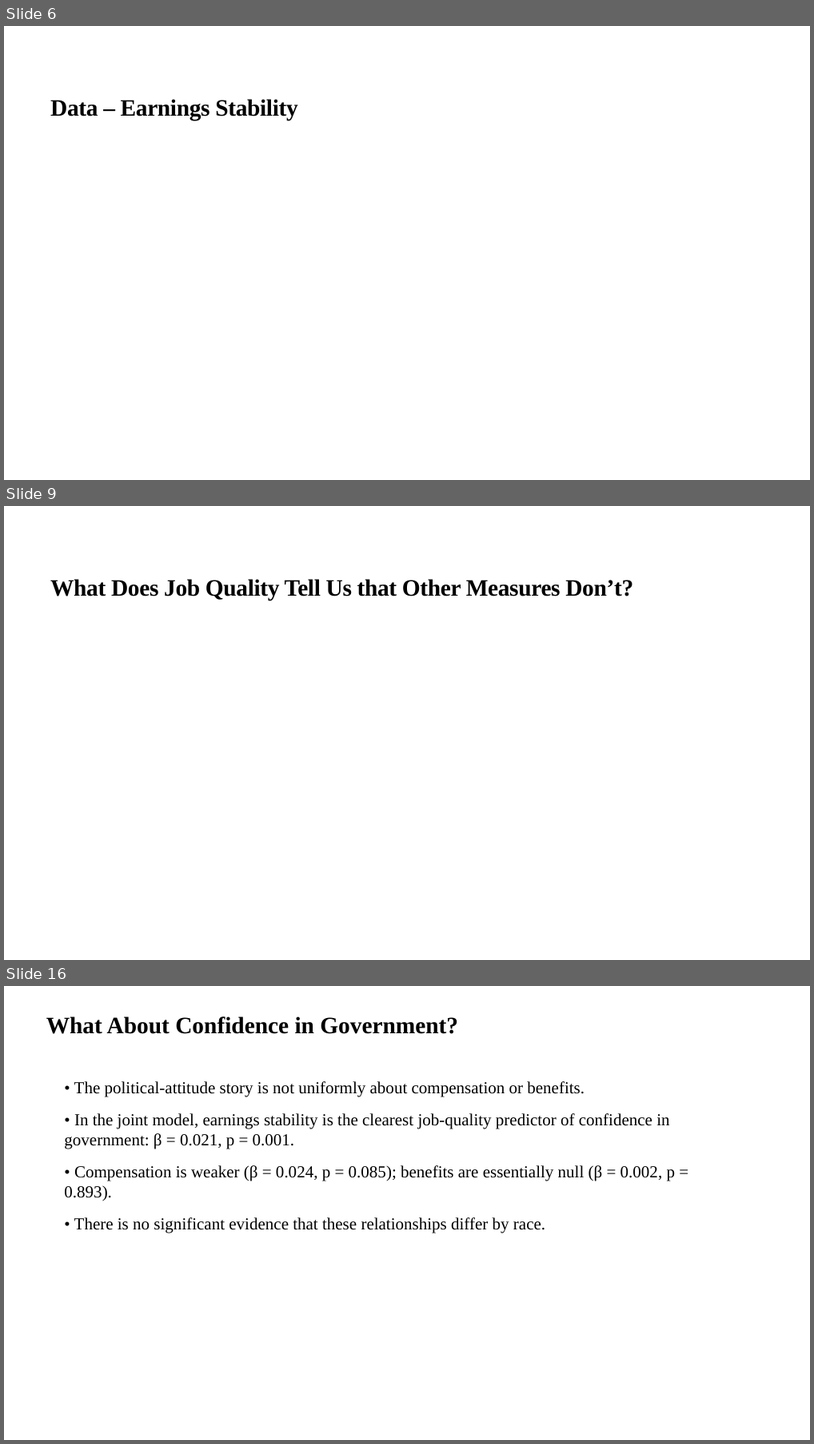
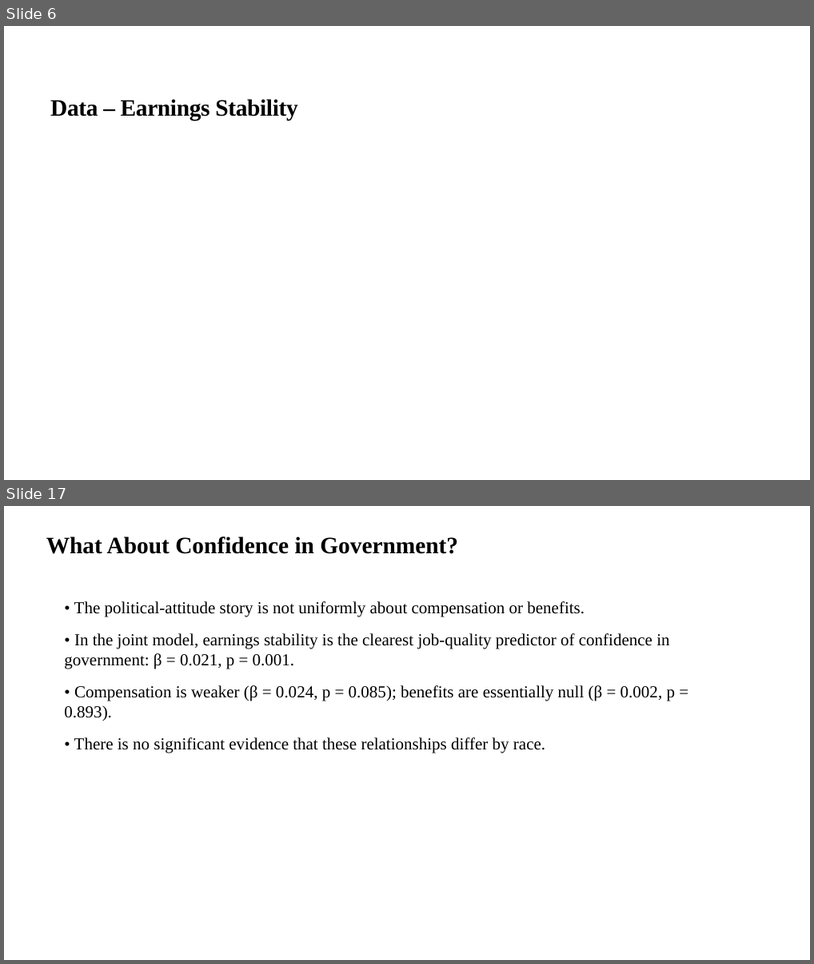
Before and after one commit to chosam2322/Precariat_Politics, a slide deck: Harvard_RaceWorkshop_amended.pptx. Shown one above the other, each under a label of ours: slides 6, 9 and 16 before the commit, slides 6 and 17 after it; the slides between them are not shown. The pictures are 814x1444 and 814x964 pixels, drawn with LibreOffice and Linux fonts; fonts in the diff are those of the drawing; grey boxes stand for pictures. Boxes give left, top, right and bottom in pixels: in the first picture for what was removed or moved away, otherwise in the second. Text is boxed around its words. In the diff, an @@ line names an element or a change of style, - is before the commit and + after.

```diff
--- a/Harvard_RaceWorkshop_amended.pptx
+++ b/Harvard_RaceWorkshop_amended.pptx
@@ slide 9 removed at [4, 506, 810, 960], background #FFFFFF @@
@@ title removed at [50, 579, 634, 600] @@
-What Does Job Quality Tell Us that Other Measures Don’t?
@@ what was slide 16 is now slide 17 @@
```
Also in this commit, not shown: 8 slides changed, 11 slides added, 4 other slides removed, 12 other files.
